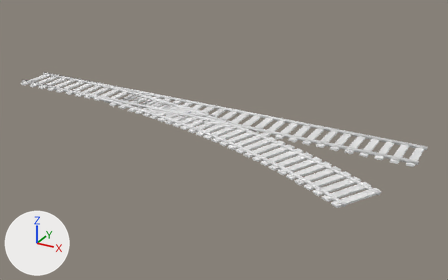
The FBX model Assets/_Visual/Environment/_OpenWorld/Structures/Rail_Modular/Conection_Rail/Conection_30_Curve/Conexão_30_Trilho.fbx: old version first, new version second.
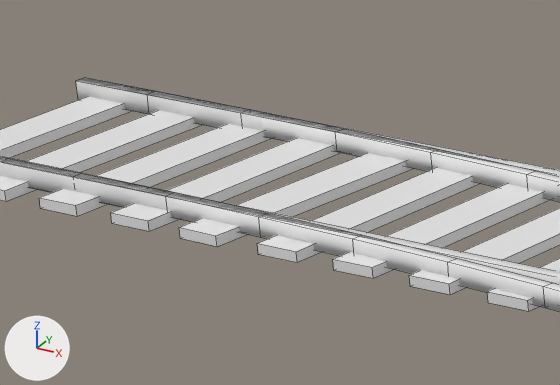
The first picture shows the older version from a camera (50 mm lens) standing at (30.13, -28.52, 12.88) and looking at (15.32, -1.6, -0.58). The close-ups show both versions on the part from 7% to 23% of the width and 22% to 39% of the height of that picture. Lighting does not change. The marker at lower left points along +X, +Y and +Z. The close-ups show mesh edges as thin lines. Where no turn or scale is listed for an object, it has been applied to the vertices.

Names of what the first close-up shows: 'Rail_conexão_2'.
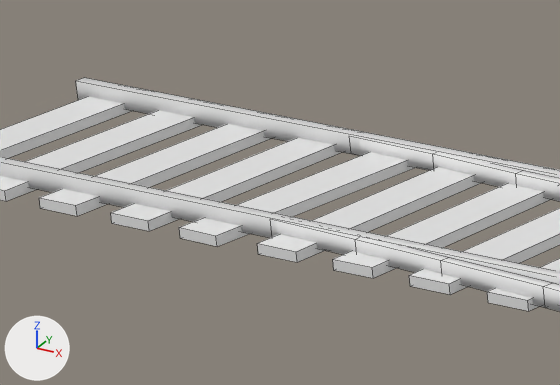
What changed in the scene script:
```text
Change me_cube_001:
    used by ob_rail_conexão_2; location = (0.0, 0.0, 0.0)
    remove me_cube_001.from_pydata(...)  # 712 vertices, 580 faces; spans x 0.0..25.4, y -6.6..1.2, z 0.0..0.2
    add me_cube_001.from_pydata(...)  # 684 vertices, 550 faces; spans x 0.0..25.4, y -6.6..1.2, z 0.0..0.2
    me_cube_001 part 1
    30 vertices are removed from x 0.0..4.9, y -1.1..1.0, z 0.0..0.2
    48 faces are deleted
    4 vertices in x 3.7, y -1.0..-0.9, z 0.0..0.2 move by (0.1, 0.0, 0.0)
    4 vertices in x 5.7, y -1.1..-1.0, z 0.0..0.2 move by (-0.1, 0.0, 0.0)
    4 vertices in x 0.0, y 0.9..1.0, z 0.0..0.2 move by (3.0, 0.0, 0.0)
    4 vertices in x 1.8, y 0.9..1.0, z 0.0..0.2 move by (3.0, -0.1, 0.0)
    6 vertices move from x 0.8..4.7, y -1.0..1.0, z 0.0..0.2 to x 3.9..4.7, y -1.0..0.9, z 0.0..0.2
    2 vertices are added at (4.7, -1.0, 0.2), (4.7, -1.0, 0.0)
    18 new faces join them
```

Pixel boxes (x1, y1, x2, y2) of what changed, in the close-ups (560 x 385 px):
part 1 of me_cube_001, cut back
    before: (0, 78, 560, 307)
    after: (275, 138, 560, 307)
